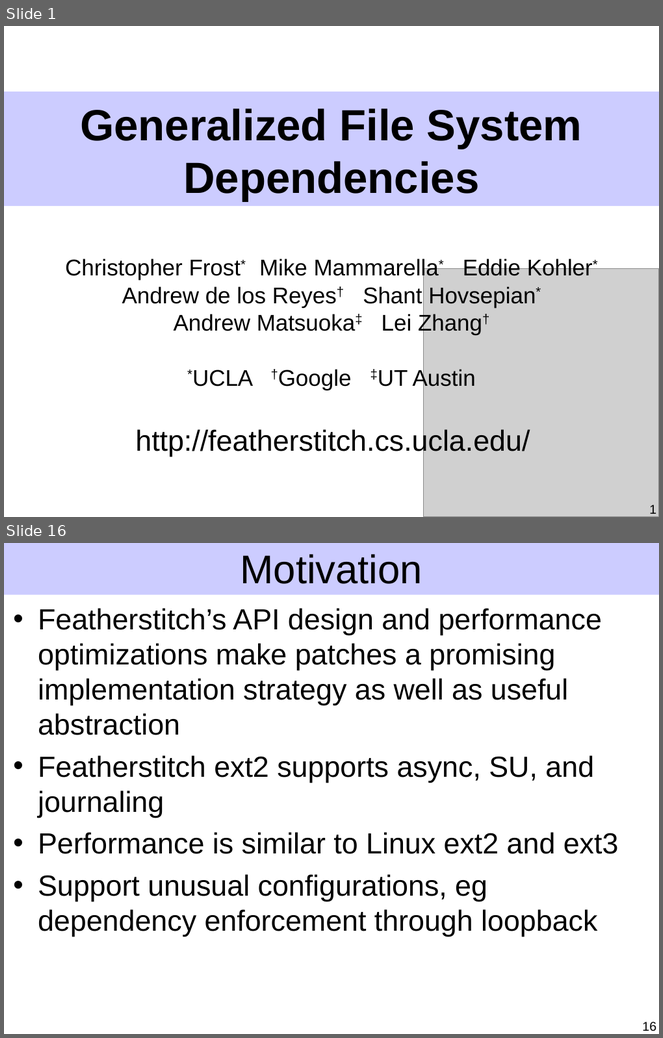
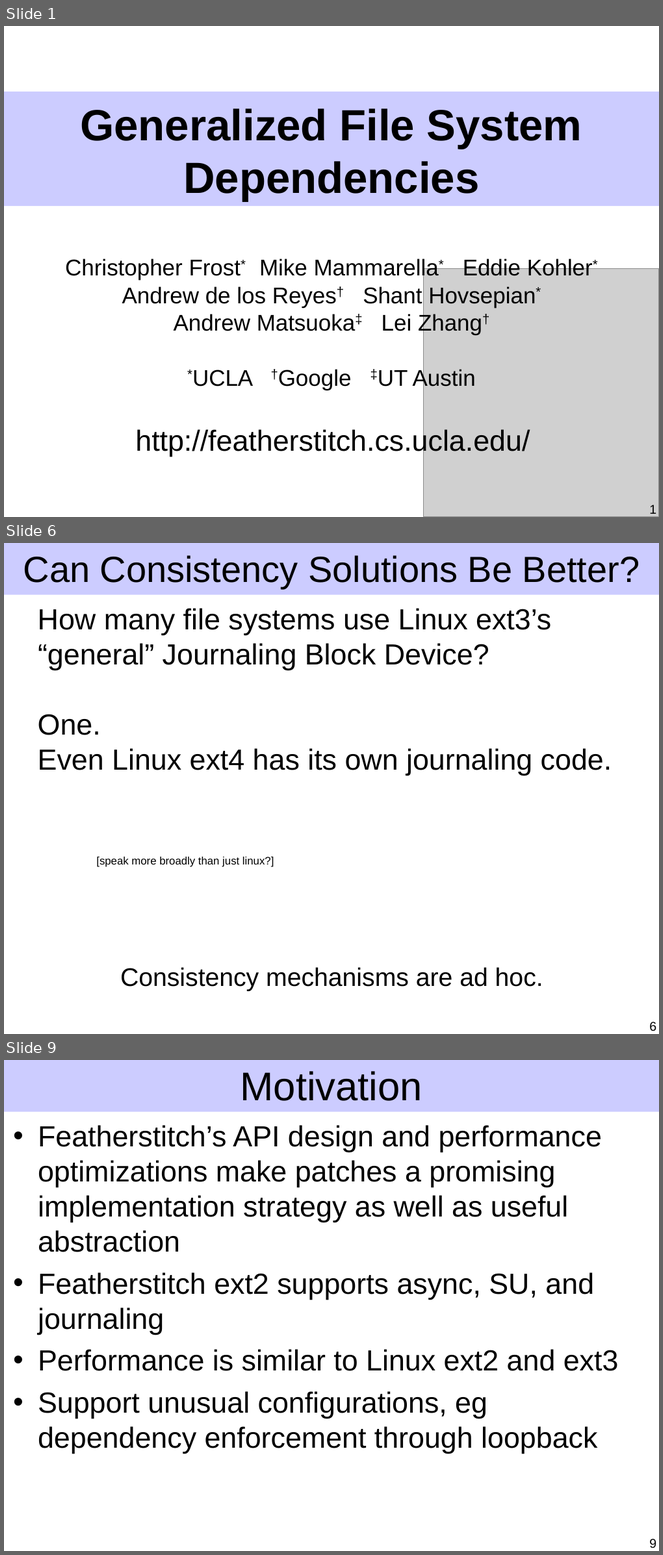
Before and after one commit to ucla-readable/fstitch-doc, a slide deck: sosp/pres.ppt. Shown one above the other, each under a label of ours: slides 1 and 16 before the commit, slides 1, 6 and 9 after it; the slides between them are not shown. The pictures are 663x1038 and 663x1555 pixels, drawn with LibreOffice and Linux fonts; fonts in the diff are those of the drawing; grey boxes stand for pictures. Boxes give left, top, right and bottom in pixels: in the first picture for what was removed or moved away, otherwise in the second. Text is boxed around its words. In the diff, an @@ line names an element or a change of style, - is before the commit and + after.

```diff
--- a/sosp/pres.ppt
+++ b/sosp/pres.ppt
@@ slide 6 added at (4,543,659,1034), background #FFFFFF; not listed: 1 template element that a slide beside it also shows @@
@@ title added at (24,555,640,588), 40 pt, text #000000 @@
+Can Consistency Solutions Be Better?
@@ text added at (38,608,612,776), 32 pt, text #000000 @@
+How many file systems use Linux ext3’s “general” Journaling Block Device?
+One.
+Even Linux ext4 has its own journaling code.
@@ text added at (96,857,274,867), 12 pt, text #000000 @@
+[speak more broadly than just linux?]
@@ text added at (120,967,544,991), 28 pt, text #000000 @@
+Consistency mechanisms are ad hoc.
@@ page number added at (649,1022,657,1032), 14 pt, text #000000 @@
+6
@@ what was slide 16 is now slide 9 @@
@@ page number at (649,1539,657,1549): text changed @@
-16
+9
```
Also in this commit, not shown: 5 slides changed, 4 other slides added, 12 slides removed.
